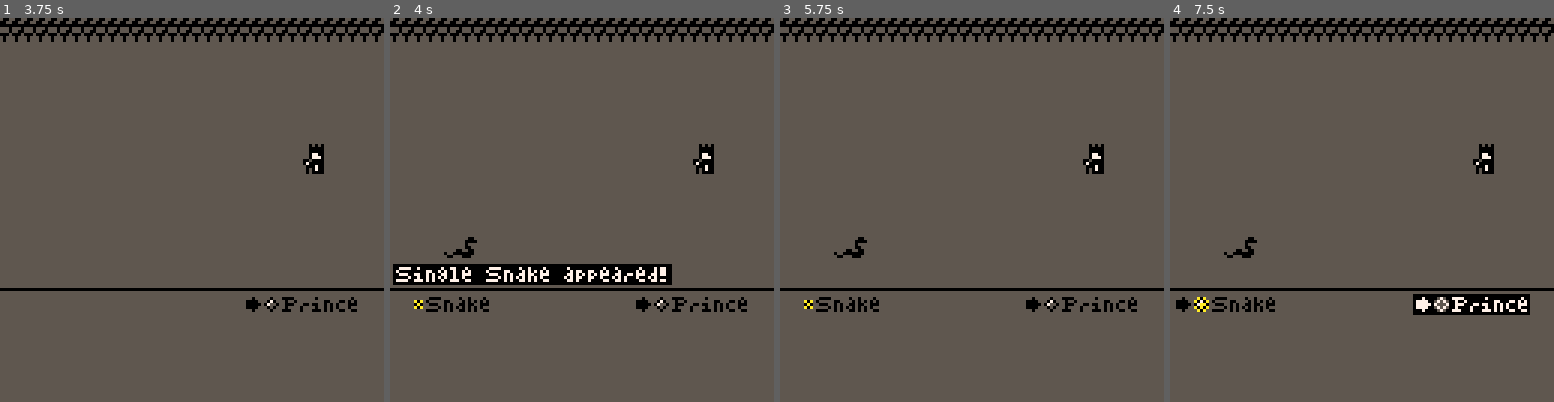
Above: before the commit, frames 1-4 (left to right).
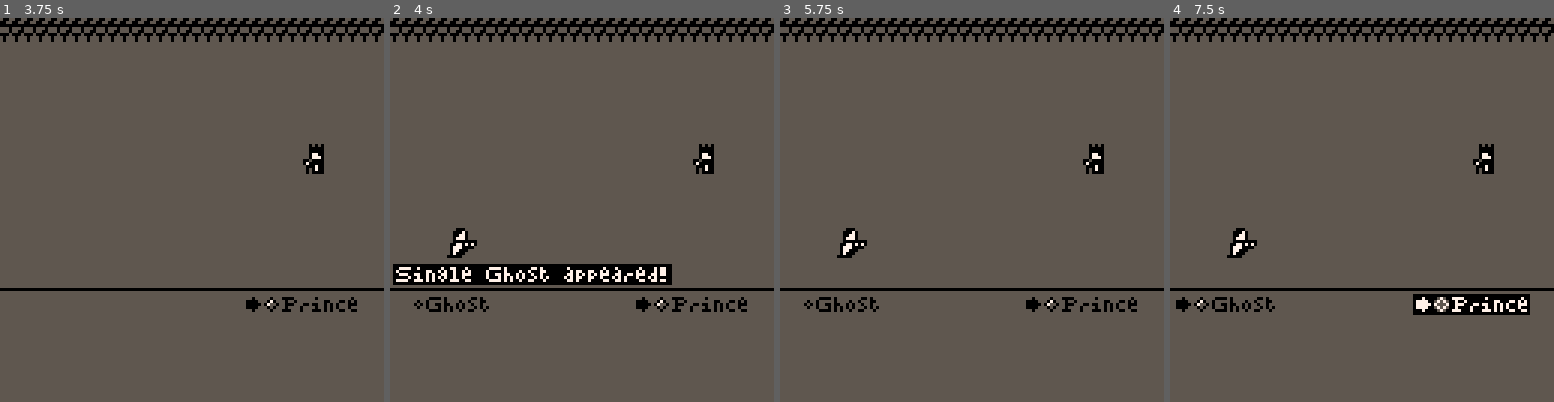
Above: after the commit, the same moments.

Repository: JohnAdamZiolkowski/Pico8-Hive
Game: PICO-8 cartridge prince/prince.p8
The game is run twice, just before and just after one commit, with the same random seed, the same clock (stepped at 60 frames per second) and the same inputs.
Inputs:
- Up to frame 1 (3.75 s): tap X (X key) at 0.33, 1.07, 1.85, 2.97 s; tap O (Z key) at 0.7, 1.7, 2.1, 2.5, 2.9, 3.3, 3.7 s; hold Right 1.6-2.1 s; hold Up 2.15-2.42 s; hold Right 2.47-3.03 s; hold Left 3.08-3.58 s; hold Down from 3.63 s (still down)
- Up to frame 2 (4 s): release Down at 3.97 s
- Up to frame 3 (5.75 s): hold Right 4.02-4.68 s; tap X (X key) at 4.08, 5.2 s; tap O (Z key) every 0.4 s from 4.1 to 5.7 s; hold Up 4.73-5.03 s; hold Left 5.08-5.68 s; hold Down from 5.73 s (still down)
- Up to frame 4 (7.5 s): release Down at 6.03 s; hold Right 6.08-6.58 s; tap O (Z key) every 0.4 s from 6.1 to 7.3 s; tap X (X key) at 6.32, 7.43 s; hold Right 6.63-7.13 s; hold Up 7.18-7.45 s

Frame 1 is identical in both runs. In frame 2, 0.8% of the frame differs, in the area x 6-42%, y 54-77%; in frame 3, 0.6%; in frame 4, 0.6%.

Commit message:
introduce string to int function, properly parse enemy level from split

Diff:
--- a/prince/prince.p8
+++ b/prince/prince.p8
@@ -177,12 +177,6 @@
  return list
 end
 
-function strtoint(str)
- assert(type(str)==string)
- assert(#str>0)
- return 1
-end
-
 function inttobin(b)
  local t={}
  local a=0
@@ -212,6 +206,25 @@
  local ci = sheet.s2c[sub(s,i or 1,i or 1)]
  assert(ci, s..".."..i)
  return ci
+end
+
+function strtoint(str)
+ assert(type(str)==string)
+ assert(#str>0)
+ local sheet = {
+  chars="0123456789"
+ }
+ get_chars(sheet)
+
+ local value = 0
+ local multiplier = 1
+ for ci=#str,1,-1 do
+  local cv = ord(sheet,str,ci)+1
+  assert(type(cv)==number)
+  value += cv * multiplier
+  multiplier *= 10
+ end
+ return value
 end
 
 
